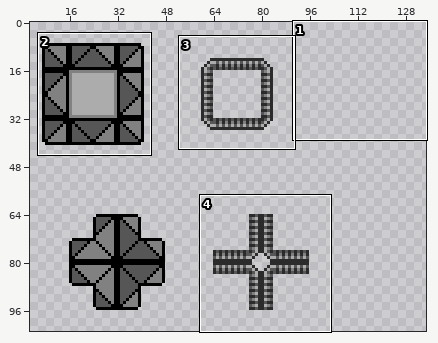
Pixel-art file -- resources/images/tileset.aseprite. Above: a wide view before the commit, with the close-up outlined.
Close-up. Before the edit:
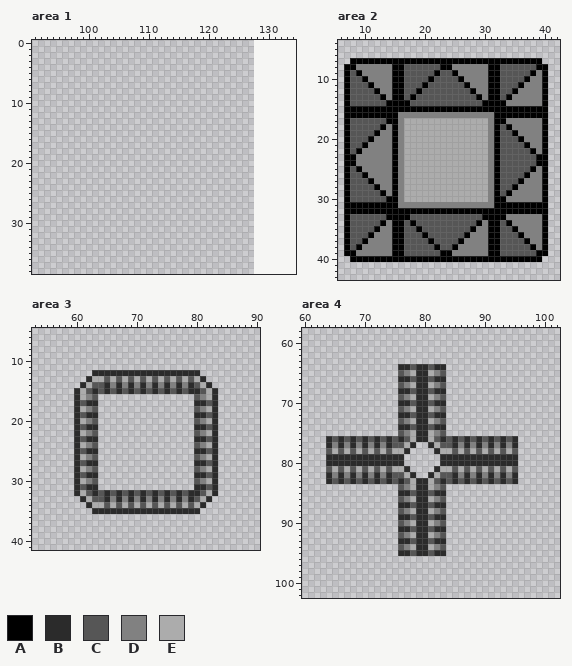
128x128 pixels, 1 frame. Colours within 5 levels of each other are drawn and written as one. Shown: area 1: x 91..134, y 0..38; area 2: x 6..42, y 4..43; area 3: x 53..90, y 5..41; area 4: x 60..102, y 58..102. The old version is drawn lined up with the new one, on the new canvas. The wide view leaves out empty margins. The commit also changed other parts of the picture, which this record leaves out.
Palette (. is transparent): A #000000  B #2b2b2b  C #565656  D #818181  E #acacac
New version:
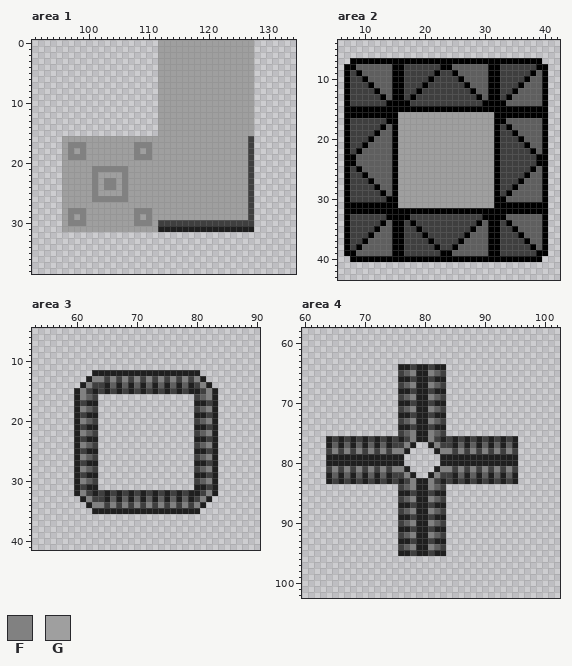
Colours new in this view: F #818181  G #9f9f9f
The edit:
canvas 128x128 -> 512x512
Colour B changes from #2b2b2b to #1f1f1f.
Colour C changes from #565656 to #3f3f3f.
Colour D changes from #818181 to #5f5f5f.
Area 1:
Colour B is added in row 31 at x 112 to 127.
Colour C is added in rows 16 to 29 at x 127; in row 30 at x 112 to 127.
Colour F is added in row 17 at x 97 to 99 and 108 to 110; in row 18 at x 97, 99, 108 and 110; in row 19 at x 97 to 99 and 108 to 110; in row 21 at x 101 to 106; in row 22 at x 101 and 106; in rows 23 to 24 at x 101, 103 to 104 and 106.
Colour F is added in row 25 at x 101 and 106; in row 26 at x 101 to 106; in row 28 at x 97 to 99 and 108 to 110; in row 29 at x 97, 99, 108 and 110; in row 30 at x 97 to 99 and 108 to 110.
Colour G is added in rows 0 to 15 at x 112 to 127; in row 16 at x 96 to 126; in row 17 at x 96, 100 to 107 and 111 to 126; in row 18 at x 96, 98, 100 to 107, 109 and 111 to 126; in row 19 at x 96, 100 to 107 and 111 to 126; in row 20 at x 96 to 126.
Colour G is added in row 21 at x 96 to 100 and 107 to 126; in row 22 at x 96 to 100, 102 to 105 and 107 to 126; in rows 23 to 24 at x 96 to 100, 102, 105 and 107 to 126; in row 25 at x 96 to 100, 102 to 105 and 107 to 126; in row 26 at x 96 to 100 and 107 to 126; in row 27 at x 96 to 126.
Colour G is added in row 28 at x 96, 100 to 107 and 111 to 126; in row 29 at x 96, 98, 100 to 107, 109 and 111 to 126; in row 30 at x 96, 100 to 107 and 111; in row 31 at x 96 to 111.
Area 2:
Colour G replaces colour D in row 16 at x 16 to 31; in rows 17 to 30 at x 16 and 31; in row 31 at x 16 to 31.
Colour G replaces colour E in rows 17 to 30 at x 17 to 30.
Area 3:
Colour F replaces colour E in row 13 at x 63 to 64, 66, 68, 70, 72, 74, 76, 78 and 80; in row 14 at x 62 and 81; in rows 15 to 16 at x 61 and 82; in row 18 at x 61 and 82; in row 20 at x 61 and 82; in row 22 at x 61 and 82.
Colour F replaces colour E in row 24 at x 61 and 82; in row 26 at x 61 and 82; in row 28 at x 61 and 82; in row 30 at x 61 and 82; in row 32 at x 61 and 82; in row 33 at x 62 and 81.
Colour F replaces colour E in row 34 at x 63 to 64, 66, 68, 70, 72, 74, 76, 78 and 80.
Area 4:
Colour F replaces colour E in row 65 at x 78 and 81; in row 67 at x 78 and 81; in row 69 at x 78 and 81; in row 71 at x 78 and 81; in row 73 at x 78 and 81; in rows 75 to 76 at x 78 and 81.
Colour F replaces colour E in row 77 at x 77 and 82; in row 78 at x 65, 67, 69, 71, 73, 75 to 76, 83 to 84, 86, 88, 90, 92 and 94; in row 81 at x 65, 67, 69, 71, 73, 75 to 76, 83 to 84, 86, 88, 90, 92 and 94; in row 82 at x 77 and 82; in rows 83 to 84 at x 78 and 81; in row 86 at x 78 and 81.
Colour F replaces colour E in row 88 at x 78 and 81; in row 90 at x 78 and 81; in row 92 at x 78 and 81; in row 94 at x 78 and 81.
Changed places in both close-ups, as pixel boxes (x1, y1, x2, y2):
added: (62, 40, 254, 232)
changed: (350, 64, 542, 256)
changed: (74, 370, 218, 514)
changed: (326, 364, 518, 556)
